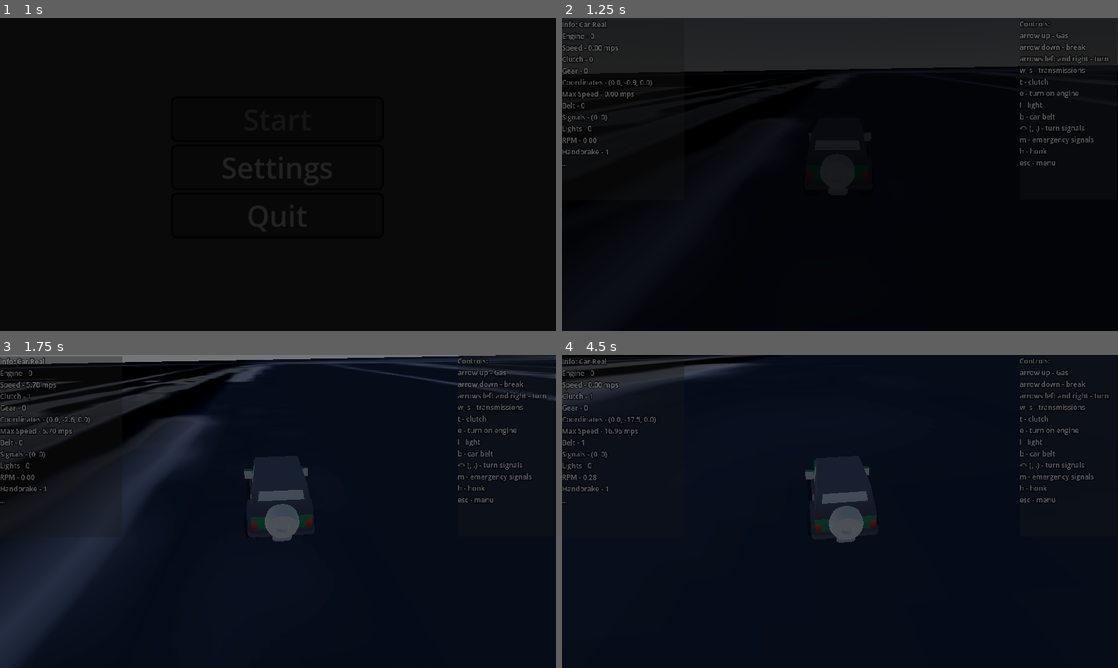
Above: before the commit, frames 1-4 (two rows, left to right).
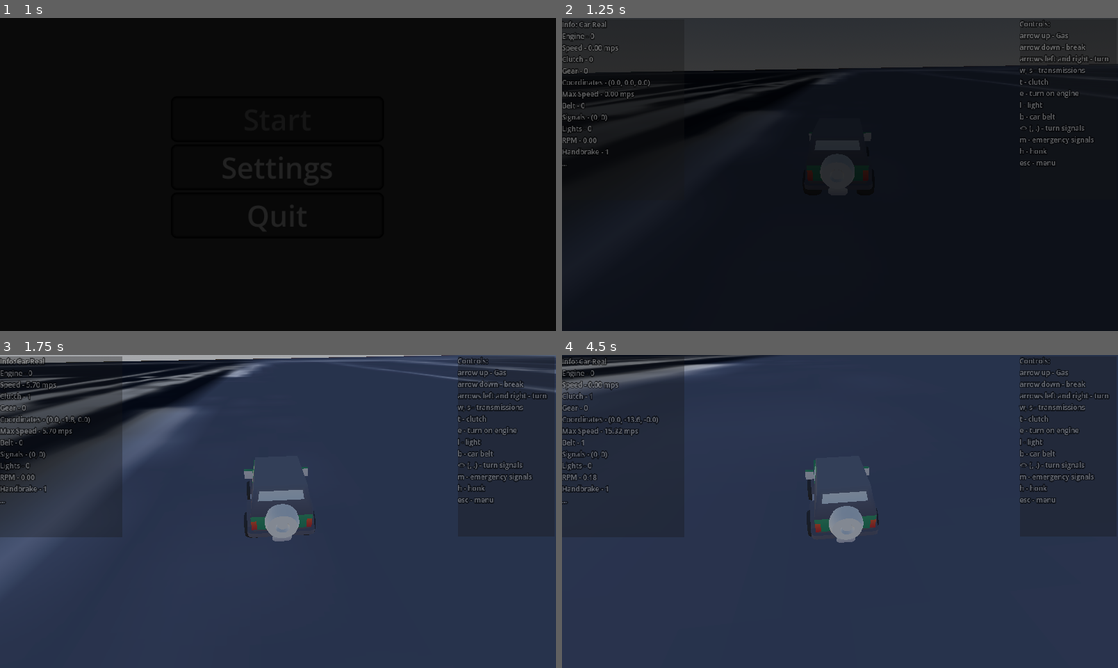
Above: after the commit, the same moments.

Repository: artemagant/JameGam
Game: Godot game, scene res://Scenes/Main/main.tscn
Two runs of this game, one before a commit and one after it. Both use one fixed random seed, a clock stepped at 60 frames per second and the inputs below. The engine's default icon, where the game draws it, is replaced by a stand-in: a white triangle on a blue panel in a dark square.
Inputs (mouse positions are in pixels of both pictures, inside the frame that each line leads up to):
- Up to frame 1 (1 s): click "Start" at 0.5 s
- Up to frame 2 (1.25 s): no input
- Up to frame 3 (1.75 s): move the mouse to (305, 511) at 1.27 s; hold Up (up) from 1.28 s (still down); hold T (clutch) from 1.28 s (still down); tap E (engine) at 1.55 s
- Up to frame 4 (4.5 s): keep holding Up (up); move the mouse to (812, 511) at 2.02 s; release T (clutch) at 2.03 s; tap E (engine) at 2.1, 3.05 s; tap T (clutch) at 2.3, 3.8 s; move the mouse to (851, 505) at 2.77 s; hold W (add_gear) 2.78-3.53 s; move the mouse to (834, 517) at 3.52 s; tap B (belt) at 3.6 s; move the mouse to (878, 514) at 4.27 s; hold T (clutch) from 4.28 s (still down)

Frame 1 is identical in both runs. In frame 2, 3.7% of the frame differs, in the area x 0-100%, y 15-83%; in frame 3, 87%; in frame 4, 95%, in the area x 0-100%, y 0-100%.

Commit message:
Balance changing

Diff:
--- a/jame-gam/Scenes/Car/car.gd
+++ b/jame-gam/Scenes/Car/car.gd
@@ -14,7 +14,7 @@
 # Arrays, that describe values of car's characteristics
 @onready var  max_RPM_gears := [200, 2000, 200, 300, 500, 800, 1200, 1500]
 @onready var max_torque_gears := [150, 1, 150, 200, 400, 600, 700, 1200]
-@onready var turn_speed_gears := [3.0, 4.0, 4.0, 3.0, 2.0, 1.5, 1.0, 0.4]
+@onready var turn_speed_gears := [3.0, 4.0, 4.0, 3.0, 2.0, 1.2, 0.8, 0.4]
 @onready var min_RPM_gears := [0, 0, 0, 50, 100, 150, 200, 400]
 
 # From scene
--- a/jame-gam/Scenes/Game/game.gd
+++ b/jame-gam/Scenes/Game/game.gd
@@ -30,8 +30,10 @@
 	if speed > max_speed:
 		max_speed = speed
 	if gear > 1 and speed < 0.05 and not clutch: # if speed is 0, engine is off
-		engine = false
-		main.is_engine_started = false
+		await get_tree().create_timer(0.7).timeout
+		if gear > 1 and speed < 0.05 and not clutch:
+			engine = false
+			main.is_engine_started = false
 
 
 func update_ui_stats() -> void:
--- a/jame-gam/Scenes/Game/game.tscn
+++ b/jame-gam/Scenes/Game/game.tscn
@@ -32,9 +32,11 @@
 
 [sub_resource type="Environment" id="Environment_mv0hc"]
 background_mode = 2
-background_energy_multiplier = 0.7
 sky = SubResource("Sky_vifcx")
 ambient_light_source = 3
+ambient_light_color = Color(0.3870834, 0.85155255, 0.8536684, 1)
+ambient_light_energy = 9.72
+reflected_light_source = 2
 glow_enabled = true
 glow_hdr_threshold = 0.5
 
@@ -42,7 +44,6 @@
 script = ExtResource("1_i1e5p")
 
 [node name="Car" parent="." unique_id=1676619421 instance=ExtResource("3_qikps")]
-transform = Transform3D(1, 0, 0, 0, 1, 0, 0, 0, 1, 0, -0.8616495, 0)
 turn_amount = 0.6
 
 [node name="UI" parent="." unique_id=1013923296 instance=ExtResource("5_ciybh")]
@@ -59,7 +60,6 @@
 autostart = true
 
 [node name="Floor" type="StaticBody3D" parent="." unique_id=879998053]
-transform = Transform3D(1, 0, 0, 0, 1, 0, 0, 0, 1, -2.6820865, -3.974947, 0)
 physics_material_override = SubResource("PhysicsMaterial_ev4jc")
 
 [node name="MeshInstance3D" type="MeshInstance3D" parent="Floor" unique_id=1501619973]
Not shown, changed: jame-gam/Sprites/colormap.png.import
Not shown, changed: jame-gam/Sprites/vaz_2107.jpg.import
Not shown, changed: jame-gam/icon.svg.import
Not shown, changed: JameGam.apk
